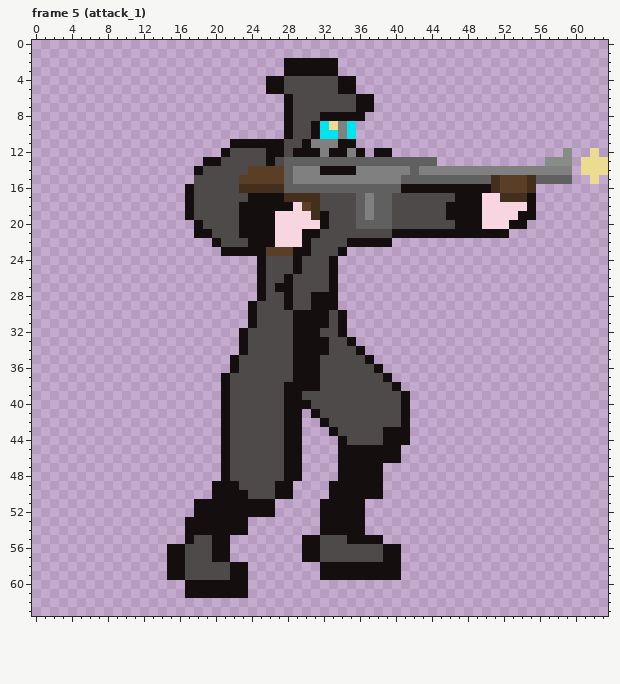
Pixel-art file: NamelessRogue/Content/GameObjects/Characters/Sprites/wastelander.ase. The first picture shows the starting point.
64x64 pixels, 15 frames. Colours within 5 levels of each other are drawn and written as one. Shown: frame 5 (attack_1). The commit also changed other frames, which this record leaves out.
The result:
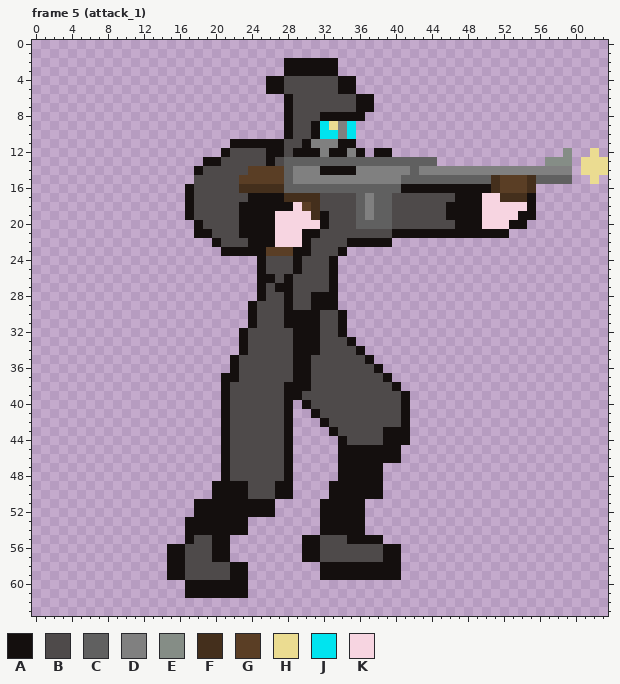
Palette (. is transparent): A #140f0e  B #4e4a4a  C #606060  D #808080  E #858d86  F #442f1c  G #5a3e25  H #ebdc91  J #00e4ef  K #f7d5e1
What changed:
{"where": "frame 5 (attack_1), layers \"Layer 2\", \"Layer 1\""}
{"frame":5,"y":26,"x":26,"old":"B","new":"A"}
{"frame":5,"y":30,"x":28,"old":"B","new":"A"}
{"frame":5,"y":30,"x":32,"old":"A","new":"B"}
{"frame":5,"y":31,"x":28,"old":"B","new":"A"}
{"frame":5,"y":31,"x":32,"old":"A","new":"B"}
{"frame":5,"y":33,"x":32,"old":"A","new":"B"}
{"frame":5,"y":34,"x":32,"old":"A","new":"B"}
{"frame":5,"y":35,"x":31,"old":"A","new":"B"}
{"frame":5,"y":36,"x":31,"old":"A","new":"B"}
{"frame":5,"y":37,"x":22,"old":"B","new":"A"}
{"frame":5,"y":37,"x":31,"old":"A","new":"B"}
{"frame":5,"y":38,"x":31,"old":"A","new":"B"}
{"frame":5,"y":40,"x":29,"old":"A","new":"."}
{"frame":5,"y":41,"x":29,"old":"A","new":"."}
{"frame":5,"y":42,"x":29,"old":"A","new":"."}
{"frame":5,"y":43,"x":29,"old":"A","new":"."}
{"frame":5,"y":44,"x":29,"old":"A","new":"."}
{"frame":5,"y":45,"x":29,"old":"A","new":"."}
{"frame":5,"y":46,"x":29,"old":"A","new":"."}
{"frame":5,"y":47,"x":29,"old":"A","new":"."}
{"frame":5,"y":48,"x":29,"old":"A","new":"."}
{"frame":5,"y":49,"x":23,"old":"B","new":"A"}
